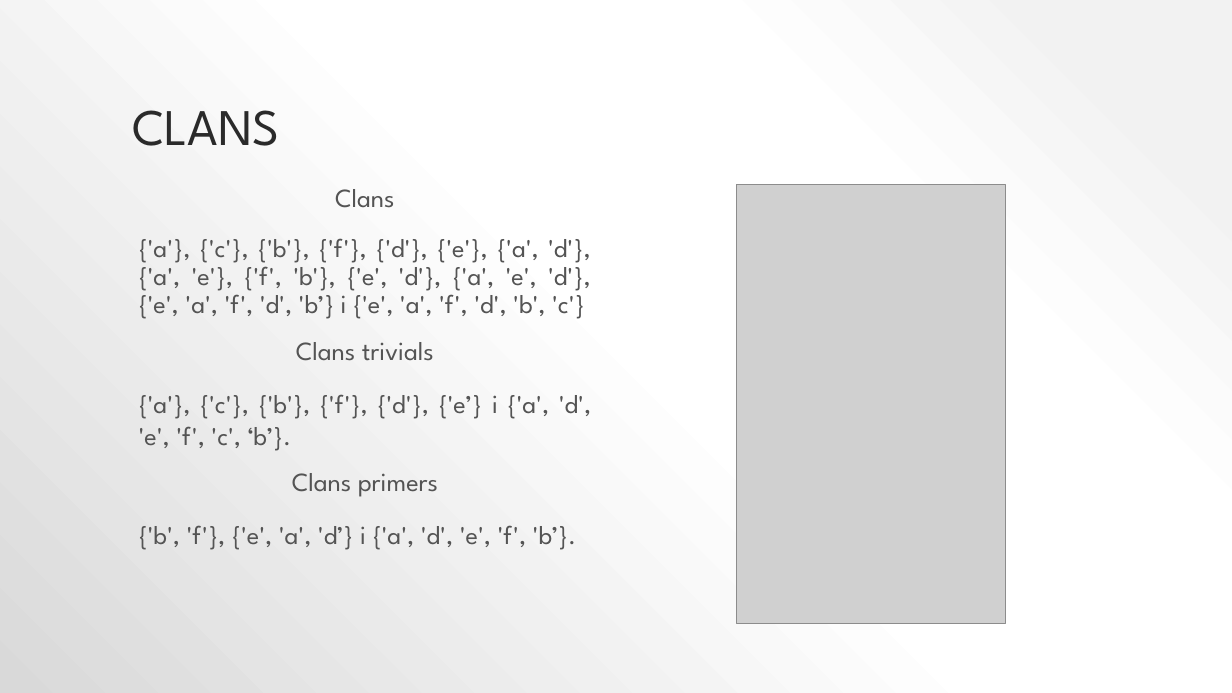
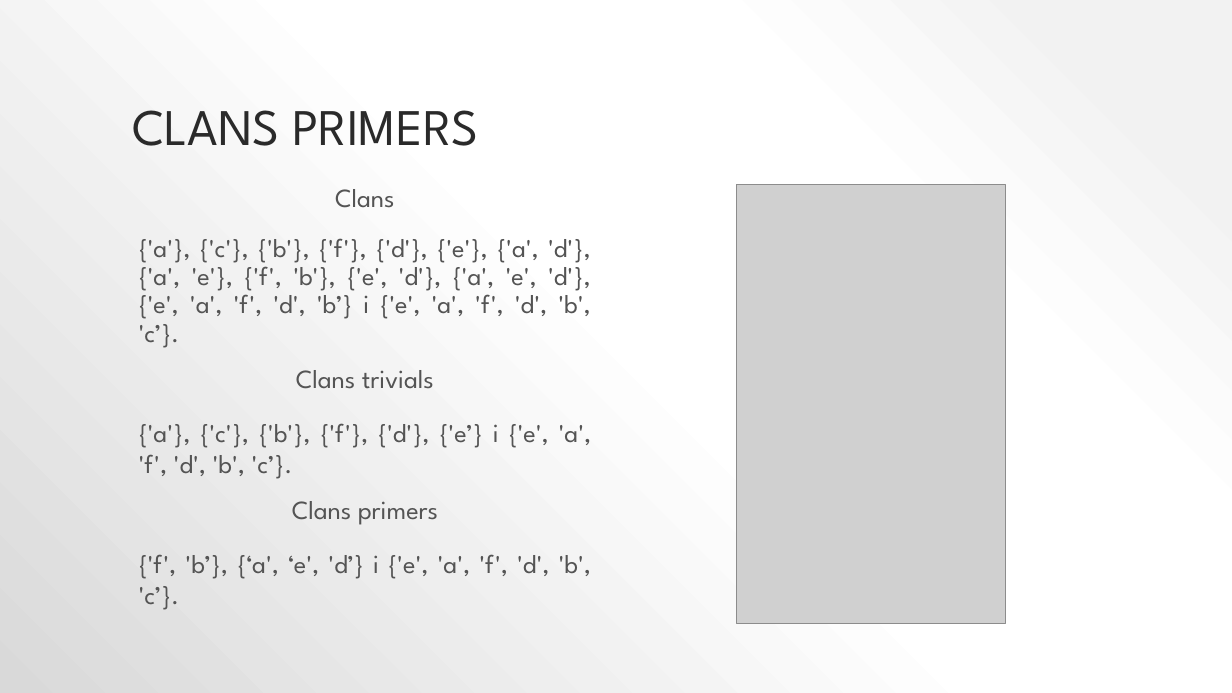
Before and after one commit to lrodrin/TFG, a slide deck: slide 15 of presentació.pptx. Drawn at 1232x693 pixels with LibreOffice and Linux fonts; fonts in the diff are those of the drawing; grey boxes stand for pictures. Boxes give left, top, right and bottom in pixels: in the first picture for what was removed or moved away, otherwise in the second. Text is boxed around its words. In the diff, an @@ line names an element or a change of style, - is before the commit and + after.

```diff
--- a/presentació.pptx
+++ b/presentació.pptx
@@ title at (132, 110, 479, 146): text changed @@
-CLANS
+CLANS PRIMERS
@@ text at (139, 238, 591, 348): text changed @@
-{'a'}, {'c'}, {'b'}, {'f'}, {'d'}, {'e'}, {'a', 'd'}, {'a', 'e'}, {'f', 'b'}, {'e', 'd'}, {'a', 'e', 'd'}, {'e', 'a', 'f', 'd', 'b’} i {'e', 'a', 'f', 'd', 'b', 'c'}
+{'a'}, {'c'}, {'b'}, {'f'}, {'d'}, {'e'}, {'a', 'd'}, {'a', 'e'}, {'f', 'b'}, {'e', 'd'}, {'a', 'e', 'd'}, {'e', 'a', 'f', 'd', 'b’} i {'e', 'a', 'f', 'd', 'b', 'c’}.
@@ text at (139, 423, 592, 479): text changed @@
-{'a'}, {'c'}, {'b'}, {'f'}, {'d'}, {'e’} i {'a', 'd', 'e', 'f', 'c', ‘b’}.
+{'a'}, {'c'}, {'b'}, {'f'}, {'d'}, {'e’} i {'e', 'a', 'f', 'd', 'b', 'c’}.
@@ text at (139, 554, 591, 610): text changed @@
-{'b', 'f'}, {'e', 'a', 'd’} i {'a', 'd', 'e', 'f', 'b’}.
+{'f', 'b’}, {‘a', ‘e', 'd’} i {'e', 'a', 'f', 'd', 'b', 'c’}.
```
Also in this commit, not shown: 2 other slides changed, 1 other file.
